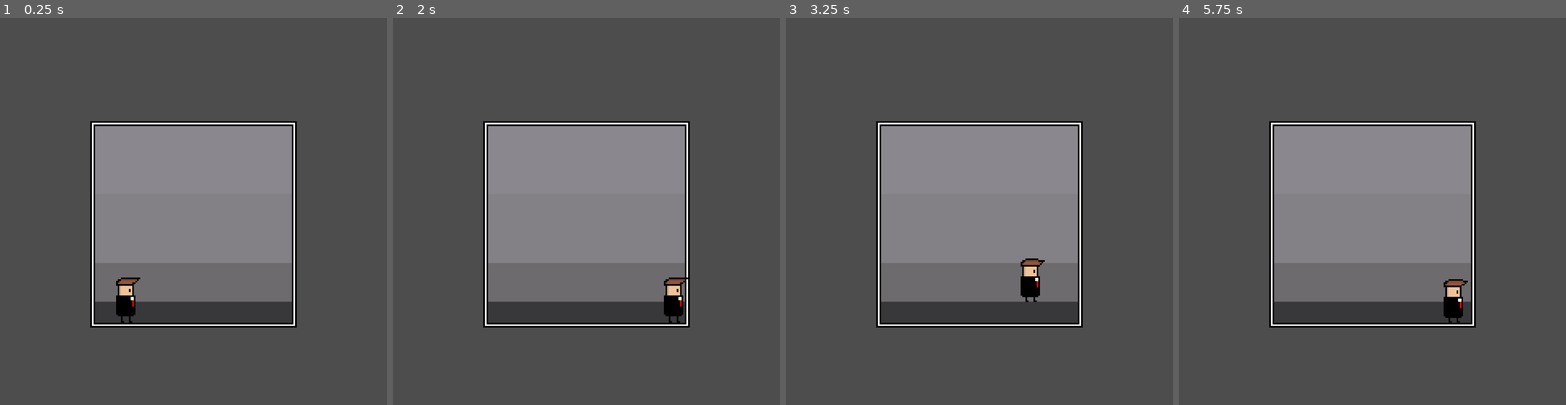
Above: before the commit, frames 1-4 (left to right).
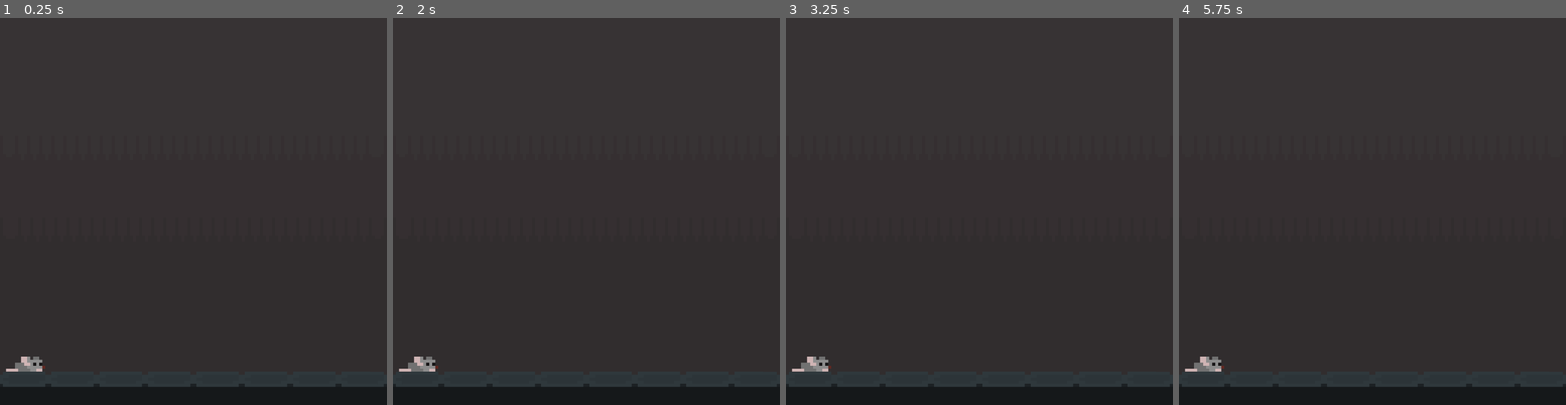
Above: after the commit, the same moments.

Repository: deathflute03/theLiittleGameShoW
Game: Godot game, scene res://scenes/mainGame/mainGame.tscn
Two runs of this game, one before a commit and one after it. Both use one fixed random seed, a clock stepped at 60 frames per second and the inputs below. Before the commit the project starts from res://miniGames/fistDrop/fistDrop.tscn.
Inputs:
- Up to frame 1 (0.25 s): no input
- Up to frame 2 (2 s): hold D (playerRight) from 0.53 s (still down); tap Space (playerJump) at 0.6, 0.77, 1.07, 1.35, 1.52, 1.82 s
- Up to frame 3 (3.25 s): release D (playerRight) at 2.03 s; hold A (playerLeft) 2.03-2.78 s; tap Space (playerJump) at 2.1, 2.85, 3.02 s; hold D (playerRight) from 2.78 s (still down)
- Up to frame 4 (5.75 s): tap Space (playerJump) at 3.32, 3.6, 3.77, 4.07, 4.35, 4.52, 4.82, 5.1 s; release D (playerRight) at 4.28 s; hold A (playerLeft) 4.28-5.03 s; hold D (playerRight) from 5.03 s (still down)

The runs differ from the first frame. In frame 1, 97% of the frame differs, in the area x 0-100%, y 0-100%; in frame 2, 97%; in frame 3, 97%; in frame 4, 97%.

Commit message:
IDEA CHANGE

Diff:
--- a/theLittleGameShow/miniGames/fistDrop/fistDrop.tscn
+++ /dev/null
@@ -1,37 +0,0 @@
-[gd_scene format=3 uid="uid://fqlqojyx8q5w"]
-
-[ext_resource type="Texture2D" uid="uid://c46xs74n3pvvn" path="res://miniGames/fistDrop/assets/box.png" id="1_c7hk5"]
-[ext_resource type="PackedScene" uid="uid://cl50ycn6wijg1" path="res://player/playerBox/playerBox.tscn" id="2_t1oh7"]
-
-[sub_resource type="RectangleShape2D" id="RectangleShape2D_qywog"]
-size = Vector2(124, 2)
-
-[sub_resource type="RectangleShape2D" id="RectangleShape2D_1j0vx"]
-size = Vector2(2, 125.5)
-
-[node name="FistDrop" type="Node2D" unique_id=1084906828]
-
-[node name="staticBody" type="StaticBody2D" parent="." unique_id=1389146300]
-
-[node name="Box" type="Sprite2D" parent="staticBody" unique_id=1162896109]
-position = Vector2(120, 128)
-texture = ExtResource("1_c7hk5")
-
-[node name="collisionShape" type="CollisionShape2D" parent="staticBody" unique_id=1083053966]
-position = Vector2(119, 190)
-shape = SubResource("RectangleShape2D_qywog")
-
-[node name="collisionShape4" type="CollisionShape2D" parent="staticBody" unique_id=1014346740]
-position = Vector2(119, 65)
-shape = SubResource("RectangleShape2D_qywog")
-
-[node name="collisionShape2" type="CollisionShape2D" parent="staticBody" unique_id=1110131335]
-position = Vector2(58, 126.5)
-shape = SubResource("RectangleShape2D_1j0vx")
-
-[node name="collisionShape3" type="CollisionShape2D" parent="staticBody" unique_id=484753452]
-position = Vector2(182, 126.25)
-shape = SubResource("RectangleShape2D_1j0vx")
-
-[node name="PlayerBox" parent="." unique_id=1581312722 instance=ExtResource("2_t1oh7")]
-position = Vector2(79, 172)
--- a/theLittleGameShow/player/playerBox/playerBox.tscn
+++ /dev/null
@@ -1,155 +0,0 @@
-[gd_scene format=3 uid="uid://cl50ycn6wijg1"]
-
-[ext_resource type="Texture2D" uid="uid://bthcrglc4deco" path="res://player/playerBox/sprites/idlePlayer.png" id="1_3m4ds"]
-[ext_resource type="Script" uid="uid://cwpausmotna0c" path="res://player/playerBox/scripts/playerMovement.gd" id="1_21d8d"]
-[ext_resource type="Texture2D" uid="uid://rr58t0ycuvnu" path="res://player/playerBox/sprites/jumpPlayer.png" id="2_21d8d"]
-[ext_resource type="Texture2D" uid="uid://bkvuer8takij0" path="res://player/playerBox/sprites/walkPlayer.png" id="3_x2v2y"]
-
-[sub_resource type="AtlasTexture" id="AtlasTexture_u5uxe"]
-atlas = ExtResource("1_3m4ds")
-region = Rect2(0, 0, 32, 32)
-
-[sub_resource type="AtlasTexture" id="AtlasTexture_dk5wg"]
-atlas = ExtResource("1_3m4ds")
-region = Rect2(32, 0, 32, 32)
-
-[sub_resource type="AtlasTexture" id="AtlasTexture_awgk8"]
-atlas = ExtResource("1_3m4ds")
-region = Rect2(64, 0, 32, 32)
-
-[sub_resource type="AtlasTexture" id="AtlasTexture_rbwaw"]
-atlas = ExtResource("1_3m4ds")
-region = Rect2(96, 0, 32, 32)
-
-[sub_resource type="AtlasTexture" id="AtlasTexture_yb3ho"]
-atlas = ExtResource("2_21d8d")
-region = Rect2(96, 0, 32, 32)
-
-[sub_resource type="AtlasTexture" id="AtlasTexture_kh4qg"]
-atlas = ExtResource("2_21d8d")
-region = Rect2(128, 0, 32, 32)
-
-[sub_resource type="AtlasTexture" id="AtlasTexture_w8v2p"]
-atlas = ExtResource("2_21d8d")
-region = Rect2(0, 0, 32, 32)
-
-[sub_resource type="AtlasTexture" id="AtlasTexture_fb0kw"]
-atlas = ExtResource("2_21d8d")
-region = Rect2(32, 0, 32, 32)
-
-[sub_resource type="AtlasTexture" id="AtlasTexture_h3mln"]
-atlas = ExtResource("2_21d8d")
-region = Rect2(64, 0, 32, 32)
-
-[sub_resource type="AtlasTexture" id="AtlasTexture_e2mn6"]
-atlas = ExtResource("2_21d8d")
-region = Rect2(160, 0, 32, 32)
-
-[sub_resource type="AtlasTexture" id="AtlasTexture_xfpsa"]
-atlas = ExtResource("2_21d8d")
-region = Rect2(192, 0, 32, 32)
-
-[sub_resource type="AtlasTexture" id="AtlasTexture_ugfos"]
-atlas = ExtResource("3_x2v2y")
-region = Rect2(0, 0, 32, 32)
-
-[sub_resource type="AtlasTexture" id="AtlasTexture_7hkau"]
-atlas = ExtResource("3_x2v2y")
-region = Rect2(32, 0, 32, 32)
-
-[sub_resource type="AtlasTexture" id="AtlasTexture_rhguk"]
-atlas = ExtResource("3_x2v2y")
-region = Rect2(64, 0, 32, 32)
-
-[sub_resource type="AtlasTexture" id="AtlasTexture_sr837"]
-atlas = ExtResource("3_x2v2y")
-region = Rect2(96, 0, 32, 32)
-
-[sub_resource type="SpriteFrames" id="SpriteFrames_qywog"]
-animations = [{
-"frames": [{
-"duration": 1.0,
-"texture": SubResource("AtlasTexture_u5uxe")
-}, {
-"duration": 1.0,
-"texture": SubResource("AtlasTexture_dk5wg")
-}, {
-"duration": 1.0,
-"texture": SubResource("AtlasTexture_awgk8")
-}, {
-"duration": 1.0,
-"texture": SubResource("AtlasTexture_rbwaw")
-}],
-"loop": 1,
-"name": &"idle",
-"speed": 5.0
-}, {
-"frames": [{
-"duration": 1.0,
-"texture": SubResource("AtlasTexture_yb3ho")
-}, {
-"duration": 1.0,
-"texture": SubResource("AtlasTexture_kh4qg")
-}],
-"loop": 1,
-"name": &"jumpAir",
-"speed": 5.0
-}, {
-"frames": [{
-"duration": 1.0,
-"texture": SubResource("AtlasTexture_w8v2p")
-}, {
-"duration": 1.0,
-"texture": SubResource("AtlasTexture_fb0kw")
-}, {
-"duration": 1.0,
-"texture": SubResource("AtlasTexture_h3mln")
-}],
-"loop": 1,
-"name": &"jumpCharge",
-"speed": 5.0
-}, {
-"frames": [{
-"duration": 1.0,
-"texture": SubResource("AtlasTexture_e2mn6")
-}, {
-"duration": 1.0,
-"texture": SubResource("AtlasTexture_xfpsa")
-}],
-"loop": 1,
-"name": &"jumpLand",
-"speed": 5.0
-}, {
-"frames": [{
-"duration": 1.0,
-"texture": SubResource("AtlasTexture_ugfos")
-}, {
-"duration": 1.0,
-"texture": SubResource("AtlasTexture_7hkau")
-}, {
-"duration": 1.0,
-"texture": SubResource("AtlasTexture_rhguk")
-}, {
-"duration": 1.0,
-"texture": SubResource("AtlasTexture_sr837")
-}],
-"loop": 1,
-"name": &"walk",
-"speed": 5.0
-}]
-
-[sub_resource type="RectangleShape2D" id="RectangleShape2D_qywog"]
-size = Vector2(14, 27)
-
-[node name="PlayerBox" type="CharacterBody2D" unique_id=1581312722]
-script = ExtResource("1_21d8d")
-
-[node name="animSprite" type="AnimatedSprite2D" parent="." unique_id=1636690927]
-sprite_frames = SubResource("SpriteFrames_qywog")
-animation = &"walk"
-
-[node name="collShape" type="CollisionShape2D" parent="." unique_id=1474356474]
-position = Vector2(-1, 2.5)
-shape = SubResource("RectangleShape2D_qywog")
-
-[node name="scripts" type="Node2D" parent="." unique_id=315972304]
--- a/theLittleGameShow/player/playerBox/scripts/playerMovement.gd
+++ /dev/null
@@ -1,48 +0,0 @@
-extends CharacterBody2D
-
-
-var SPEED = 0.0
-var JUMP_VELOCITY = -200.0
-var maxSpeed = 75.0
-
-@onready var animSprite = $animSprite
-
-
-func _physics_process(delta: float) -> void:
-	# Add the gravity.
-	if not is_on_floor():
-		velocity += get_gravity() * delta
-
-	# Handle jump.
-	if Input.is_action_just_pressed("playerJump") and is_on_floor():
-		velocity.y = JUMP_VELOCITY
-
-	# Get the input direction and handle the movement/deceleration.
-	# As good practice, you should replace UI actions with custom gameplay actions.
-	var direction := Input.get_axis("playerLeft", "playerRight")
-	if direction:
-		SPEED = lerp(SPEED, maxSpeed, 0.1)
-		velocity.x = direction * SPEED
-	else:
-		SPEED = lerp(SPEED, 0.0, 0.05)
-		velocity.x = lerp(velocity.x, 0.0, 0.08)
-		#velocity.x = move_toward(velocity.x, 0, SPEED)
-
-	animation(direction)
-	move_and_slide()
-
-func animation(direction):
-
-	if direction ==-1:
-		animSprite.flip_h = true
-	if direction == 1:
-		animSprite.flip_h = false
-
-	if direction and is_on_floor():
-		animSprite.play("walk")
-
-	if !direction:
-		animSprite.play("idle")
-
-	if !is_on_floor():
-		animSprite.play("jumpAir")
--- /dev/null
+++ b/theLittleGameShow/player/playerMovement.gd
@@ -0,0 +1,33 @@
+extends CharacterBody2D
+
+
+var SPEED = 0.0
+var JUMP_VELOCITY = -200.0
+
+var maxSpeed = 75.0
+var lastDirection = 0
+
+@onready var sprite = $sprite
+
+func _physics_process(delta: float) -> void:
+
+	var direction := Input.get_axis("ui_left", "ui_right")
+	if direction:
+		SPEED = lerp(SPEED, maxSpeed, 0.08)
+		velocity.x = direction * SPEED
+
+	if lastDirection != direction:
+		lastDirection = direction
+		SPEED = lerp(SPEED, 0.0, 0.08)
+
+	if !direction:
+		SPEED = lerp(SPEED, 0.0, 0.08)
+		velocity.x = lerp(velocity.x, 0.0, 0.08)
+
+	if direction == 1:
+		sprite.flip_h = false
+	if direction == -1:
+		sprite.flip_h = true
+
+	lastDirection = direction
+	move_and_slide()
--- /dev/null
+++ b/theLittleGameShow/player/playerScene.tscn
@@ -0,0 +1,18 @@
+[gd_scene format=3 uid="uid://dhn45pigmlprm"]
+
+[ext_resource type="Script" uid="uid://fawh1u2vawy5" path="res://player/playerMovement.gd" id="1_qfmw6"]
+[ext_resource type="Texture2D" uid="uid://b1kbj4s2y0f6a" path="res://player/player.png" id="2_lfijo"]
+
+[sub_resource type="RectangleShape2D" id="RectangleShape2D_qywog"]
+size = Vector2(13, 5.5)
+
+[node name="PlayerScene" type="CharacterBody2D" unique_id=519120538]
+script = ExtResource("1_qfmw6")
+
+[node name="sprite" type="Sprite2D" parent="." unique_id=1023241400]
+position = Vector2(0, -6)
+texture = ExtResource("2_lfijo")
+
+[node name="collision" type="CollisionShape2D" parent="." unique_id=2120399263]
+position = Vector2(0, -0.75)
+shape = SubResource("RectangleShape2D_qywog")
--- a/theLittleGameShow/project.godot
+++ b/theLittleGameShow/project.godot
@@ -11,14 +11,14 @@
 [application]
 
 config/name="theLittleGameShow"
-run/main_scene="uid://fqlqojyx8q5w"
+run/main_scene="uid://ceaf0eubx1bgy"
 config/features=PackedStringArray("4.7", "Forward Plus")
 config/icon="res://icon.svg"
 
 [display]
 
-window/size/viewport_width=240
-window/size/viewport_height=240
+window/size/viewport_width=128
+window/size/viewport_height=128
 window/stretch/mode="canvas_items"
 window/stretch/aspect="expand"
 
--- /dev/null
+++ b/theLittleGameShow/scenes/mainGame/mainGame.tscn
@@ -0,0 +1,22 @@
+[gd_scene format=3 uid="uid://ceaf0eubx1bgy"]
+
+[ext_resource type="Texture2D" uid="uid://85gstv8u31fy" path="res://scenes/mainGame/bG.png" id="1_61dfx"]
+[ext_resource type="PackedScene" uid="uid://dhn45pigmlprm" path="res://player/playerScene.tscn" id="2_xku7g"]
+
+[sub_resource type="RectangleShape2D" id="RectangleShape2D_qywog"]
+size = Vector2(128, 11)
+
+[node name="main" type="Node2D" unique_id=1665889982]
+
+[node name="ground" type="StaticBody2D" parent="." unique_id=1776856293]
+
+[node name="bG" type="Sprite2D" parent="ground" unique_id=202452063]
+position = Vector2(64, 0)
+texture = ExtResource("1_61dfx")
+
+[node name="collison" type="CollisionShape2D" parent="ground" unique_id=1197926708]
+position = Vector2(64, 122.5)
+shape = SubResource("RectangleShape2D_qywog")
+
+[node name="PlayerScene" parent="." unique_id=519120538 instance=ExtResource("2_xku7g")]
+position = Vector2(8, 115)
Binary file removed: theLittleGameShow/miniGames/fistDrop/assets/box.png
Not shown, removed: theLittleGameShow/miniGames/fistDrop/assets/box.png.import
Binary file added: theLittleGameShow/player/player.png
Not shown, changed: theLittleGameShow/player/player.png.import
Not shown, removed: theLittleGameShow/player/playerBox/scripts/playerMovement.gd.uid
Binary file removed: theLittleGameShow/player/playerBox/sprites/idlePlayer.png
Binary file removed: theLittleGameShow/player/playerBox/sprites/jumpPlayer.png
Binary file removed: theLittleGameShow/player/playerBox/sprites/walkPlayer.png
Not shown, added: theLittleGameShow/player/playerMovement.gd.uid
Binary file added: theLittleGameShow/player/playerparticle.png
Not shown, changed: theLittleGameShow/player/playerparticle.png.import
Binary file added: theLittleGameShow/scenes/mainGame/bG.png
(and 1 more such lines)
